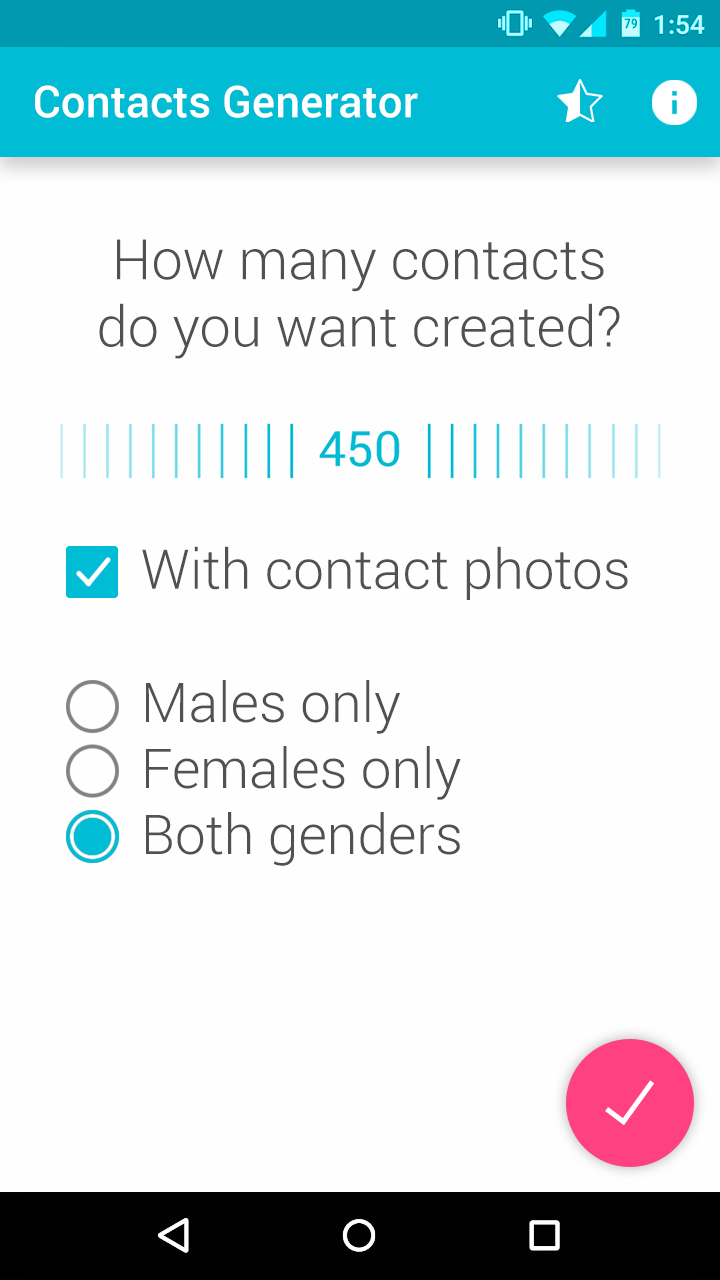
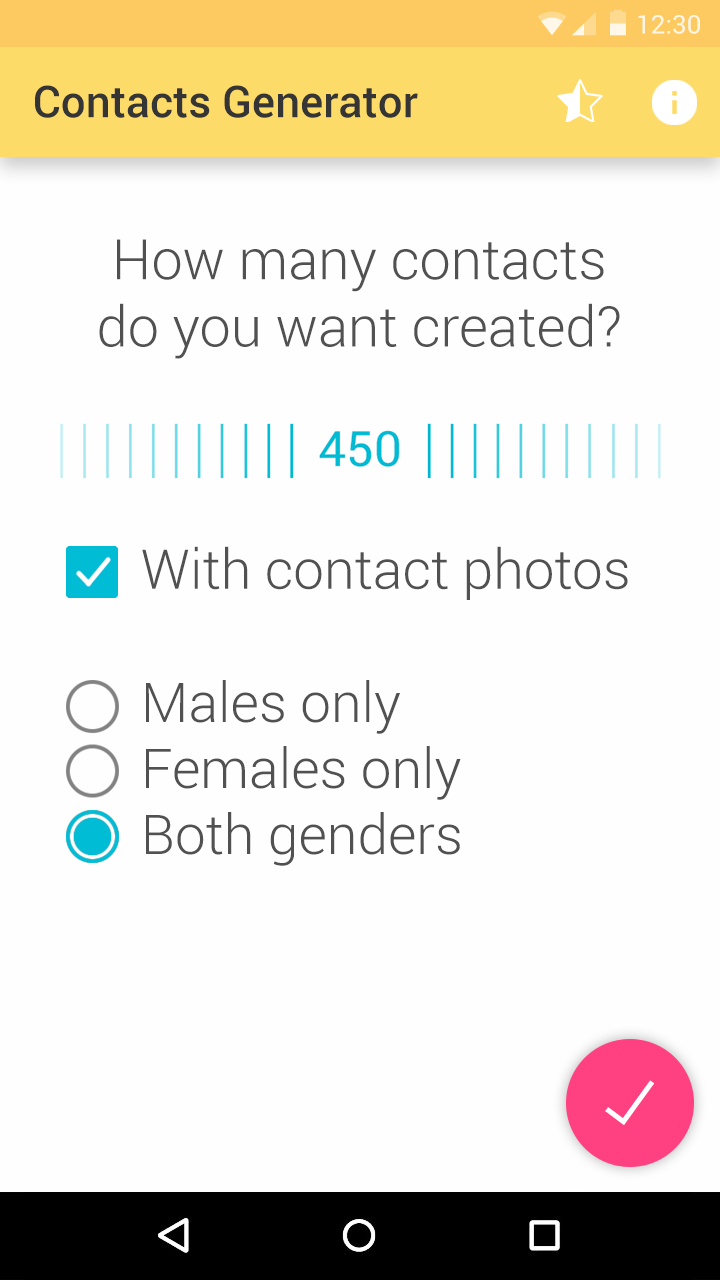
Two versions of the same layered image (720px x 1280px). Layer-by-layer changes:
renamed "Status Bar" to "Status bar", painted on it over [0, 0, 720, 47]
painted on "Title" over [35, 85, 418, 118]
